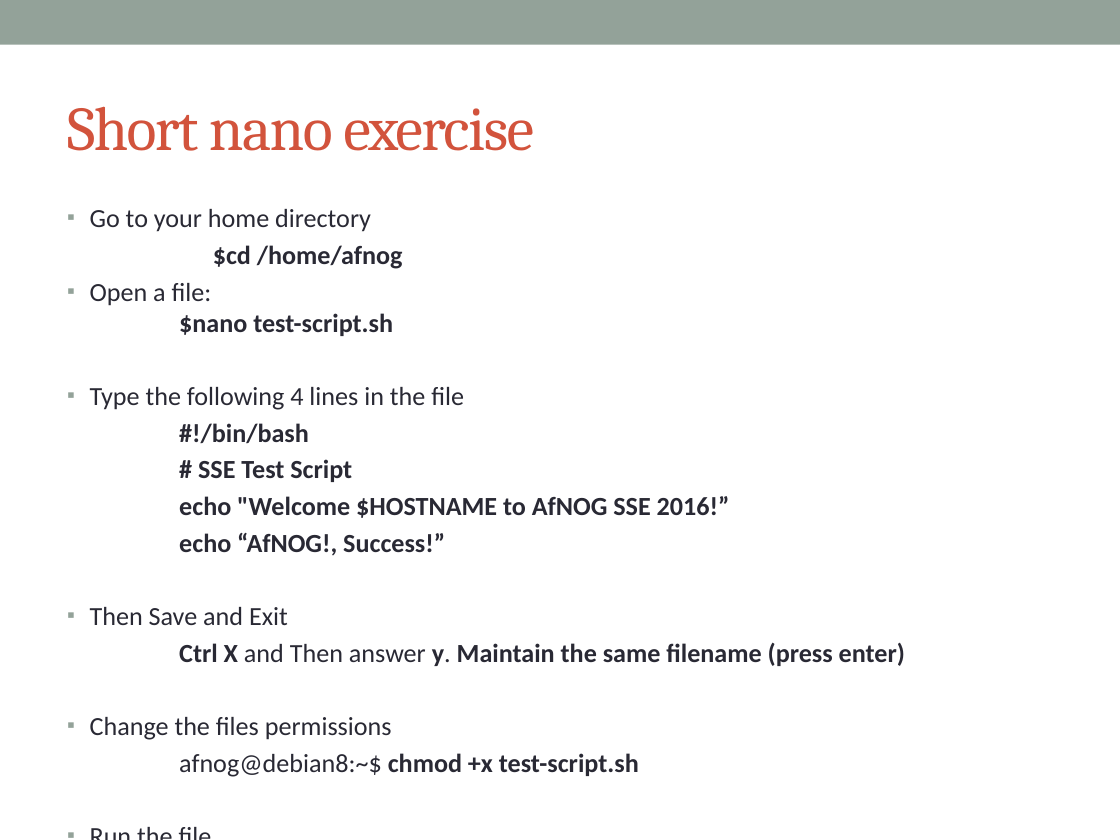
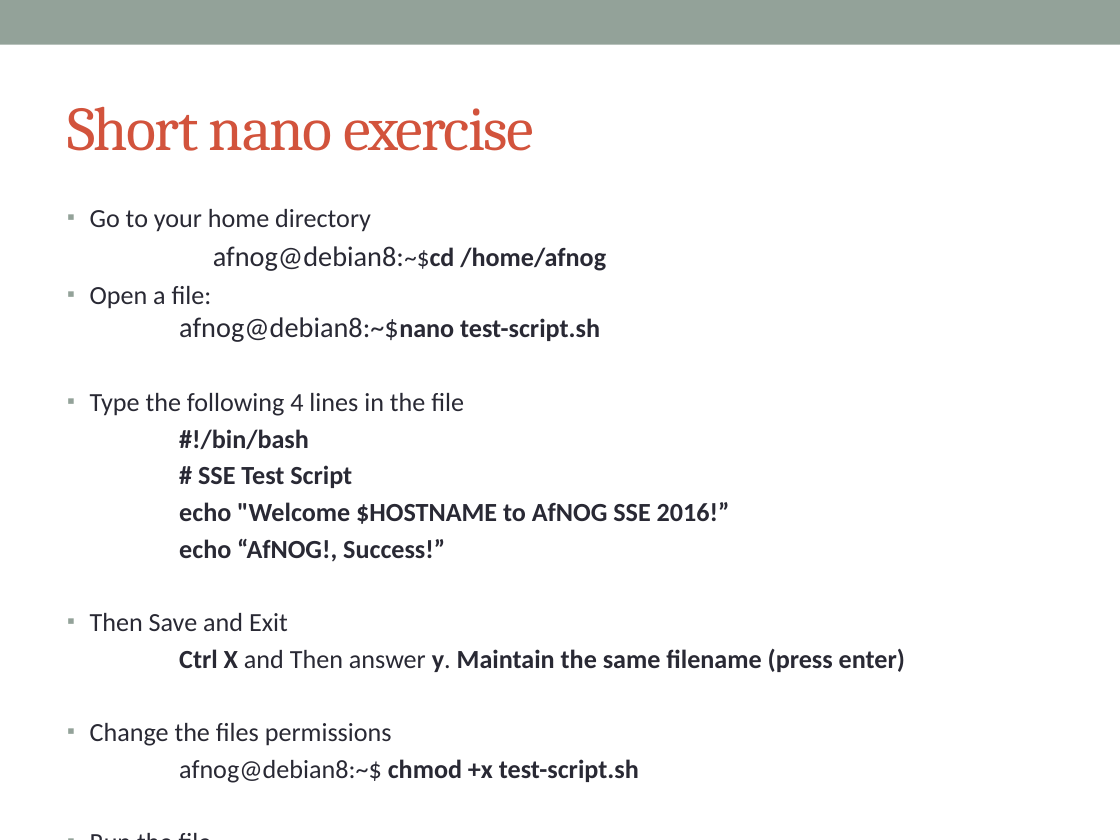
Before and after one commit to afnog/sse, a slide deck: slide 19 of intro/IntroPresentation.pptx. Drawn at 1120x840 pixels with LibreOffice and Linux fonts; fonts in the diff are those of the drawing. Boxes give left, top, right and bottom in pixels: in the first picture for what was removed or moved away, otherwise in the second. Text is boxed around its words. In the diff, an @@ line names an element or a change of style, - is before the commit and + after.

Commit message:
/ ‘intro/IntroPresentation.pptx’

```diff
--- a/intro/IntroPresentation.pptx
+++ b/intro/IntroPresentation.pptx
@@ text at (x1=90, y1=246, x2=606, y2=342): text changed; bold off @@
-  $cd /home/afnog
-▪ Open a file:
-  $nano test-script.sh
+  afnog@debian8:~$cd /home/afnog
+▪ Open a file:
+  afnog@debian8:~$nano test-script.sh
```
